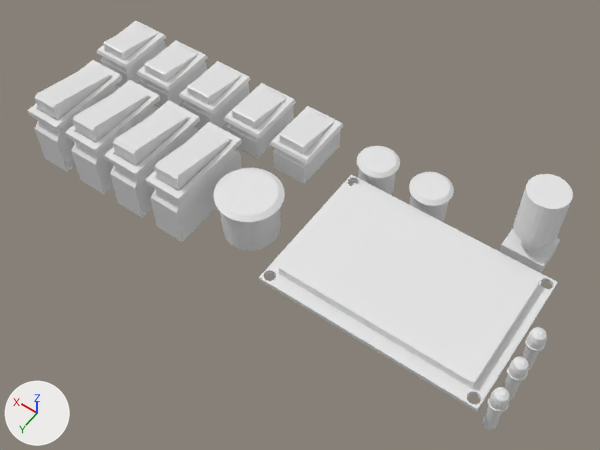
The Blender file CarInfoDisplay/Panel.blend, before and after one commit.
Camera for both pictures: a 50 mm camera at (-0.1109, 0.1333, 0.1886) aimed at (-0.0225, 0.0095, -0.0059). The axes (+X, +Y, +Z) are drawn at lower left. The lights are the same throughout. The same objects are shown in both versions, whatever each file hides.

Names of what the first picture shows: 'Button_Big.001', 'Button_Small.001', 'Dial.001', 'Display.001', 'LED Cutout', 'Switch_Big Cutout', 'Switch_Small Cutout'.
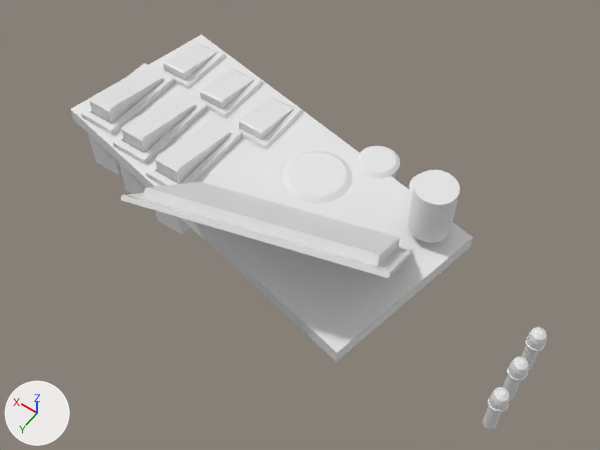
What differs and where, as boxes (x1, y1, x2, y2) in the pictures (600 x 450 px):
'Display.001', moved, turned
    before: (259, 174, 558, 411)
    after: (121, 182, 412, 278)
'Usable Panel', added
    after: (70, 34, 473, 362)
'Switch_Big Cutout', moved, modifiers changed
    before: (27, 60, 242, 242)
    after: (81, 63, 241, 235)
'Switch_Small Cutout', moved, modifiers changed
    before: (96, 21, 344, 184)
    after: (157, 39, 303, 150)
'Button_Big.001', moved
    before: (214, 168, 285, 250)
    after: (283, 151, 353, 203)
'Dial.001', moved, turned
    before: (499, 174, 573, 273)
    after: (407, 170, 460, 243)
'Button_Small.001', unchanged, covered by the edit
    before: (357, 146, 454, 222)
    after: (357, 146, 421, 195)

Edits to the bpy script that builds the scene:
```text
Add me_cube_001:
    me_cube_001.from_pydata(...)  # a box spanning x -1.0..1.0, y -1.0..1.0, z -3.76..-1.76
Change ob_button_big_001:
    ob_button_big_001.location: (-0.0038, 0.0098, -0.0124) -> (-0.0165, -0.0082, -0.0124)
Change ob_display_001:
    ob_display_001.location: (-0.0584, 0.0071, -0.0062) -> (-0.0253, 0.0236, 0.0124)
    ob_display_001.rotation_euler: (0.0, 0.0, 0.0) -> (0.785, 0.0, 0.274)  # degrees (0, 0, 0) -> degrees (45, 0, 16)
Change ob_dial_001:
    ob_dial_001.location: (-0.0808, -0.0256, -0.0102) -> (-0.0551, -0.0091, -0.0102)
    ob_dial_001.rotation_euler: (0.0, 0.0, 0.0) -> (0.0, 0.0, -0.237)  # degrees (0, 0, 0) -> degrees (0, 0, -14)
Change ob_switch_small_cutout:
    ob_switch_small_cutout.location: (-0.0037, -0.0207, -0.0037) -> (0.0105, -0.0181, -0.0037)
    where _m = ob_switch_small_cutout.modifiers.new('Array', 'ARRAY')
    _m.count: 5 -> 3
    _m.relative_offset_displace: (1.3, 0.0, 0.0) -> (1.3, -0.167, 0.0)
Change ob_switch_big_cutout:
    ob_switch_big_cutout.location: (0.0178, 0.0097, -0.0034) -> (0.0195, 0.0075, -0.0034)
    where _m = ob_switch_big_cutout.modifiers.new('Array', 'ARRAY')
    _m.count: 4 -> 3
    _m.relative_offset_displace: (1.3, 0.0, 0.0) -> (1.3, -0.11, 0.0)
Add ob_usable_panel:
    ob_usable_panel = bpy.data.objects.new('Usable Panel', me_cube_001)
    ob_usable_panel.location = (0.0, 0.0, 0.0)
    ob_usable_panel.rotation_euler = (0.0, 0.0, -0.197)  # degrees (0, 0, -11)
    ob_usable_panel.scale = (0.0625, 0.0278, 0.0025)
```
